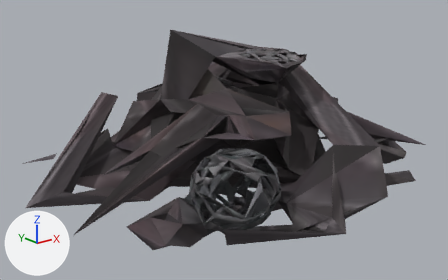
Renders of the glTF model export/mat_scrap_lom_idle.glb from each side of a commit.
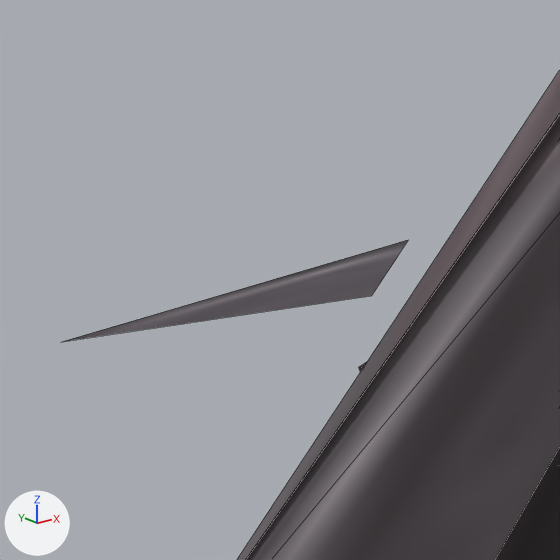
Each version is shown whole from a 50 mm lens placed at (-0.2085, -0.249, 0.1249), pointed at (-0.0054, 0.0049, 0.0234), then close up on the part from 3% to 16% of the width and 46% to 67% of the height. Arrows for +X, +Y and +Z are at lower left; the lights stay in place. The first two pictures are the older version. The close-ups show mesh edges as thin lines. Vertices at exactly the same position are counted once.

The first close-up shows 'tripo_node_839e7f7f-9447-4bd6-ac00-52661ec34886'.
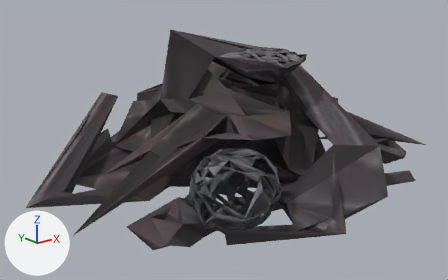
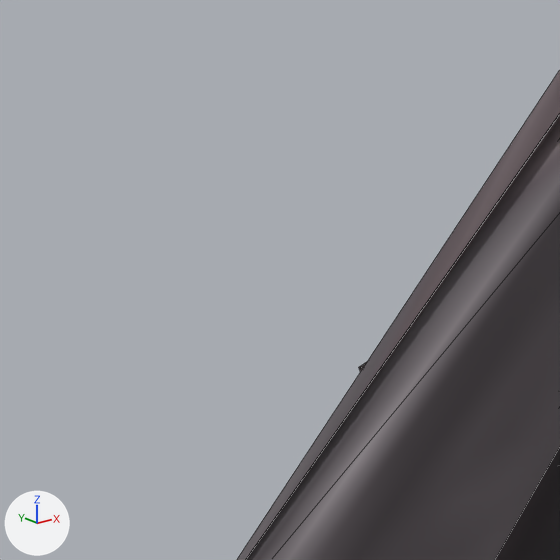
Changed parts and their boxes (x1, y1, x2, y2) in the close-ups (560 x 560 px):
```json
{"object": "tripo_node_839e7f7f-9447-4bd6-ac00-52661ec34886", "change": "reshaped", "before": [62, 70, 560, 560], "after": [237, 70, 560, 560]}
{"part": 1, "of": "me_tripo_mesh_839e7f7f_9447_4bd6_ac00_52661ec34886", "change": "deleted", "before": [62, 240, 408, 342]}
```

Edits to the scene script, one JSON object a line:
```json
{"block": "me_tripo_mesh_839e7f7f_9447_4bd6_ac00_52661ec34886", "where": "# used by ob_tripo_node_839e7f7f_9447_4bd6_ac00_52661ec34886; location = (0.0, 0.0, 0.0)"}
{"op": "remove", "block": "me_tripo_mesh_839e7f7f_9447_4bd6_ac00_52661ec34886", "code": "me_tripo_mesh_839e7f7f_9447_4bd6_ac00_52661ec34886.from_pydata(...)  # 988 vertices, 2974 faces; spans x -0.111..0.123, y -0.091..0.097, z 0.001..0.082"}
{"op": "add", "block": "me_tripo_mesh_839e7f7f_9447_4bd6_ac00_52661ec34886", "code": "me_tripo_mesh_839e7f7f_9447_4bd6_ac00_52661ec34886.from_pydata(...)  # 985 vertices, 2973 faces; spans x -0.111..0.123, y -0.091..0.082, z 0.001..0.082"}
{"block": "me_tripo_mesh_839e7f7f_9447_4bd6_ac00_52661ec34886", "change": "me_tripo_mesh_839e7f7f_9447_4bd6_ac00_52661ec34886 part 1: the loose piece of 3 vertices spanning x -0.09..-0.063, y 0.08..0.097, z 0.004..0.006 is deleted"}
```
